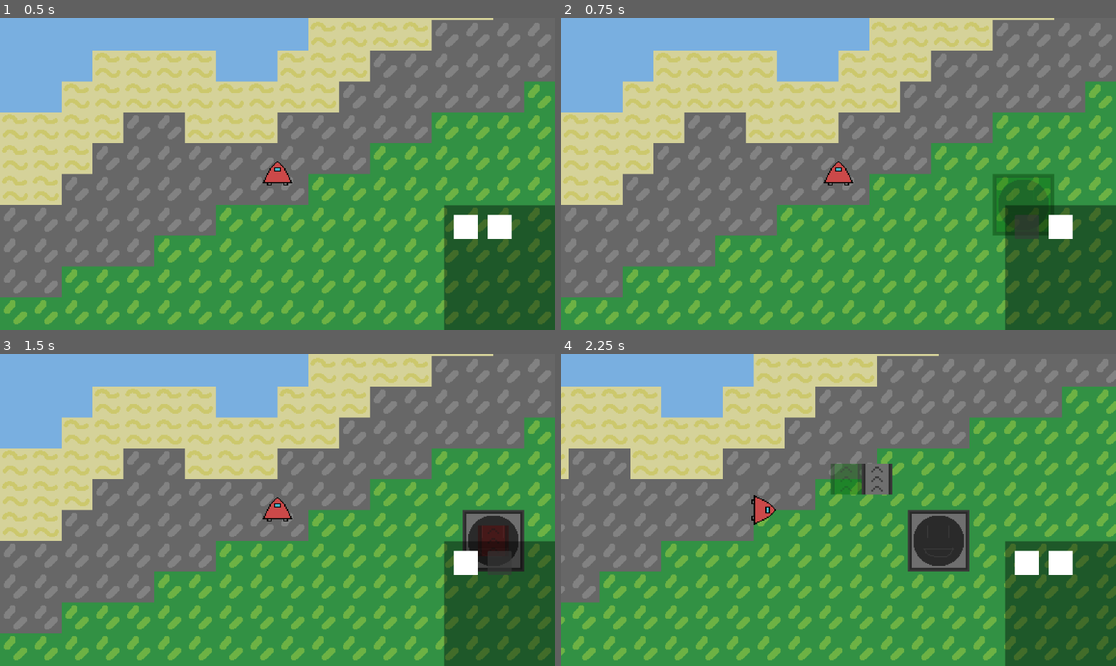
Above: before the commit, frames 1-4 (two rows, left to right).
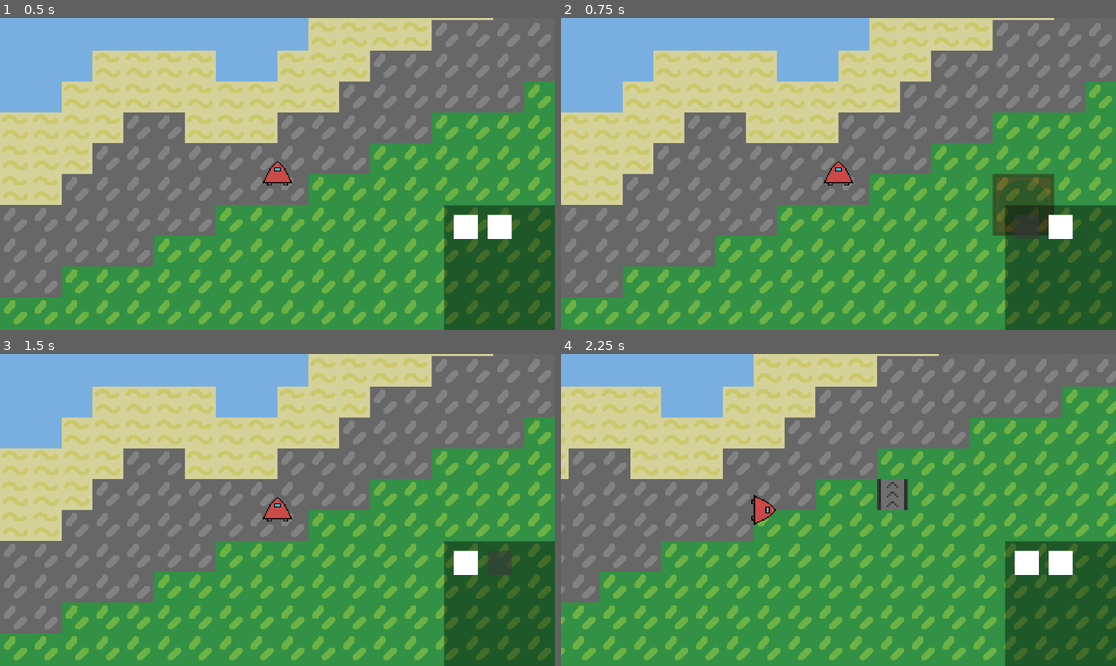
Above: after the commit, the same moments.

Repository: pp1522/Dusty-Mine
Game: Godot game, scene res://Scenes/main.tscn
Two runs of this game, one before a commit and one after it. Both use one fixed random seed, a clock stepped at 60 frames per second and the inputs below.
Inputs (mouse positions are in pixels of both pictures, inside the frame that each line leads up to):
- Up to frame 1 (0.5 s): no input
- Up to frame 2 (0.75 s): click (1027, 227) at 0.5 s
- Up to frame 3 (1.5 s): click (499, 563) at 1.25 s
- Up to frame 4 (2.25 s): tap Enter at 2 s; move the mouse to (960, 494) at 2.02 s; hold D (right) from 2.03 s (still down); click (960, 494) at 2.1 s

Frame 1 is identical in both runs. In frame 2, 0.4% of the frame differs, in the area x 78-89%, y 51-69%; in frame 3, 1.9%; in frame 4, 3.6%, in the area x 48-74%, y 35-70%.

Commit message:
Update Building system

Diff:
--- a/Object/building/belt.tscn
+++ b/Object/building/belt.tscn
@@ -8,3 +8,4 @@
 texture = ExtResource("1_6165b")
 script = ExtResource("2_d3vnb")
 rect = Rect2(0, 0, 32, 32)
+can_rotate = true
--- a/Object/building/drill.tscn
+++ b/Object/building/drill.tscn
@@ -8,3 +8,4 @@
 texture = ExtResource("1_rcu5d")
 script = ExtResource("2_mf003")
 rect = Rect2(0, 0, 64, 64)
+require_place_on_ore = true
--- a/Scenes/main.tscn
+++ b/Scenes/main.tscn
@@ -63,6 +63,7 @@
 script = ExtResource("2_8gbba")
 type = 1
 name = "Beach Biome"
+place_ore = true
 threshold = 0.46
 biome_threshold = Array[float]([0.7, 1.0])
 atlas = Vector2i(2, 0)
@@ -136,12 +137,14 @@
 tile_set = ExtResource("5_kry3j")
 
 [node name="Ores" type="TileMapLayer" parent="Tiles" unique_id=530818515]
-tile_map_data = PackedByteArray("AADn/x8AAAABAAEAAADo/x0AAAA …(576 unchanged characters)… BAAIAAAAZAOD/AAABAAIAAAAGACcAAAABAAIAAAA=")
+tile_map_data = PackedByteArray("AADn/x8AAAABAAEAAADo/x0AAAA …(576 unchanged characters)… BAAIAAAAZAOD/AAABAAIAAAAGACcAAAABAAIAAAAZAOH/AAABAAIAAAAaAOD/AAABAAIAAAA=")
 tile_set = ExtResource("5_kry3j")
 
-[node name="Building" type="Node2D" parent="." unique_id=31921302 node_paths=PackedStringArray("ground_tile")]
+[node name="Building" type="Node2D" parent="." unique_id=31921302 node_paths=PackedStringArray("ground_tile", "liquid_tile", "ore_tile")]
 script = ExtResource("5_21xkr")
 ground_tile = NodePath("../Tiles/Ground")
+liquid_tile = NodePath("../Tiles/Liquid")
+ore_tile = NodePath("../Tiles/Ores")
 
 [node name="CharacterBody2D" parent="." unique_id=90566542 node_paths=PackedStringArray("camera") instance=ExtResource("3_jjvhh")]
 z_index = 1
--- a/Scripts/build.gd
+++ b/Scripts/build.gd
@@ -8,10 +8,13 @@
 
 @export var TILE_SIZE: Vector2i = Vector2i(32, 32)
 @export var ground_tile: TileMapLayer
+@export var liquid_tile: TileMapLayer
+@export var ore_tile: TileMapLayer
 
 var current_building
 var old_pos: Vector2
 var building_object: PackedScene
+var current_rotation: float = 0.0
 
 
 func _input(_event: InputEvent) -> void:
@@ -24,6 +27,10 @@
 
 	elif Input.is_action_just_pressed("remove"):
 		remove_building()
+
+	elif Input.is_action_just_pressed("rotate") and current_building:
+		current_rotation = wrapf(current_rotation+90.0, 0.0, 360.0)
+		current_building.building_rotate(current_rotation)
 
 func _process(_delta: float) -> void:
 	if current_building:
@@ -41,7 +48,7 @@
 	newBuilding.global_position = get_global_mouse_position() - TILE_SIZE/2.0
 
 	var offset = Vector2(0, 0)
-	if int(newBuilding.rect.size.x) % TILE_SIZE.x != 0:
+	if int(newBuilding.rect.size.x) % (TILE_SIZE.x*2) != 0:
 		offset = TILE_SIZE/2.0
 
 	newBuilding.global_position = newBuilding.global_position.snapped(TILE_SIZE) + offset
@@ -70,6 +77,7 @@
 func is_valid():
 	var intersects = []
 
+	# building
 	for child in get_children():
 		if child.get_global_rect().intersects(current_building.get_global_rect()):
 			intersects.append(child)
@@ -78,11 +86,24 @@
 
 	var cover = get_cover(current_building)
 
+	# tile stuff
+	var ore_cover = 0
 	for t in cover:
 		var tile_data = ground_tile.get_cell_tile_data(t)
+		var liquid_tile_data = liquid_tile.get_cell_tile_data(t)
+		var ore_tile_data = ore_tile.get_cell_tile_data(t)
 
-		if not tile_data:
+		if not current_building.can_place_on_ground and tile_data:
 			return false
+
+		if not current_building.can_place_on_liquid and liquid_tile_data:
+			return false
+
+		if current_building.require_place_on_ore and ore_tile_data:
+			ore_cover += 1
+
+	if current_building.require_place_on_ore and ore_cover == 0:
+		return false
 
 	return true
 
@@ -103,7 +124,7 @@
 			return
 
 func _on_gui_building_select(building: String) -> void:
-	if BUILDING.has(building):
+	if BUILDING.has(building) and current_building == null:
 		var newBuilding = BUILDING[building].instantiate()
 		current_building = newBuilding
 
@@ -114,6 +135,7 @@
 		add_child(newBuilding)
 		snap(newBuilding)
 		update_highlight(newBuilding)
+		current_building.building_rotate(current_rotation)
 	else:
 		if current_building:
 			current_building.queue_free()
--- a/Scripts/building.gd
+++ b/Scripts/building.gd
@@ -2,6 +2,10 @@
 
 
 @export var rect: Rect2
+@export var can_rotate: bool = false
+@export var can_place_on_ground: bool = true
+@export var can_place_on_liquid: bool = false
+@export var require_place_on_ore: bool = false
 
 func get_global_rect():
 	return Rect2(
@@ -14,3 +18,7 @@
 	modulate.g = 1.0
 	modulate.b = 1.0
 	modulate.a = 1.0
+
+func building_rotate(deg: float):
+	if can_rotate:
+		global_rotation = deg_to_rad(deg)
--- a/project.godot
+++ b/project.godot
@@ -57,6 +57,11 @@
 "events": [Object(InputEventMouseButton,"resource_local_to_scene":false,"resource_name":"","device":-1,"window_id":0,"a …(258 unchanged characters)…
 ]
 }
+rotate={
+"deadzone": 0.2,
+"events": [Object(InputEventKey,"resource_local_to_scene":false,"resource_name":"","device":-1,"window_id":0,"alt_pressed":false,"shift_pressed":false,"ctrl_pressed":false,"meta_pressed":false,"pressed":false,"keycode":0,"physical_keycode":82,"key_label":0,"unicode":114,"location":0,"echo":false,"script":null)
+]
+}
 
 [physics]
 
